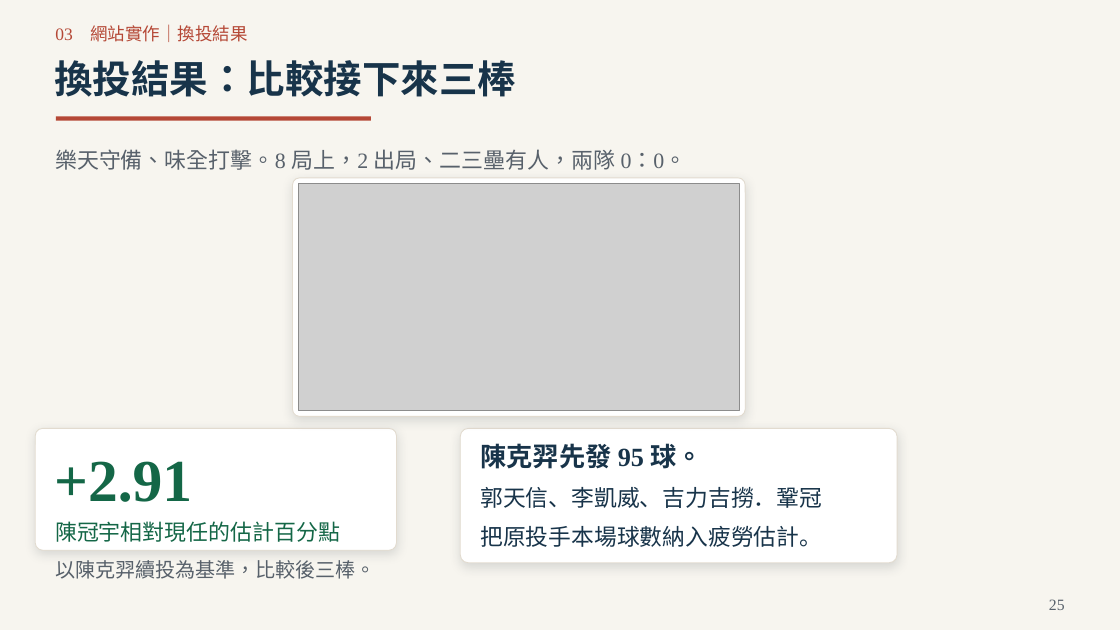
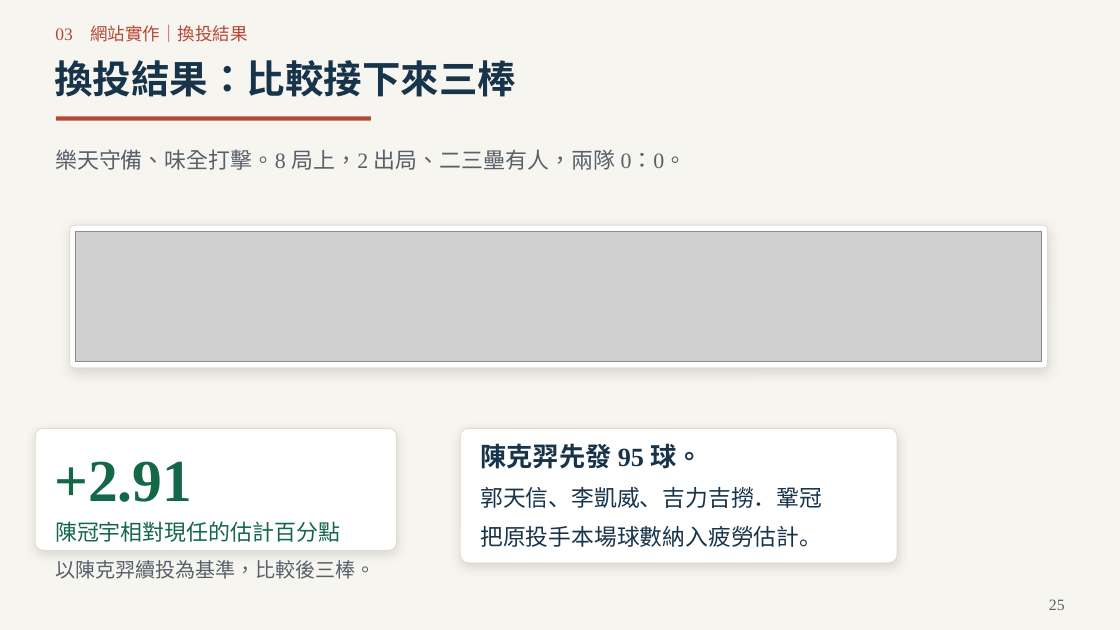
Before and after one commit to Da-Xiong-Chen/baseball_project, a slide deck: slide 25 of presentations/competition-2026/sync-20261115/一球兩面_臨場用人決策_2026球季版_38頁.pptx. Drawn at 1120x630 pixels with LibreOffice and Linux fonts; fonts in the diff are those of the drawing; grey boxes stand for pictures. Boxes give left, top, right and bottom in pixels: in the first picture for what was removed or moved away, otherwise in the second. Text is boxed around its words. In the diff, an @@ line names an element or a change of style, - is before the commit and + after.

```diff
--- a/presentations/competition-2026/sync-20261115/一球兩面_臨場用人決策_2026球季版_38頁.pptx
+++ b/presentations/competition-2026/sync-20261115/一球兩面_臨場用人決策_2026球季版_38頁.pptx
@@ picture removed at [298, 184, 739, 411] @@
@@ rounded rectangle: place and size @@
-rounded rectangle at [292, 178, 745, 417]
+rounded rectangle at [70, 225, 1048, 368]
@@ picture added at [76, 231, 1042, 362] @@
```
Also in this commit, not shown: 11 other slides changed, 2 other files.
